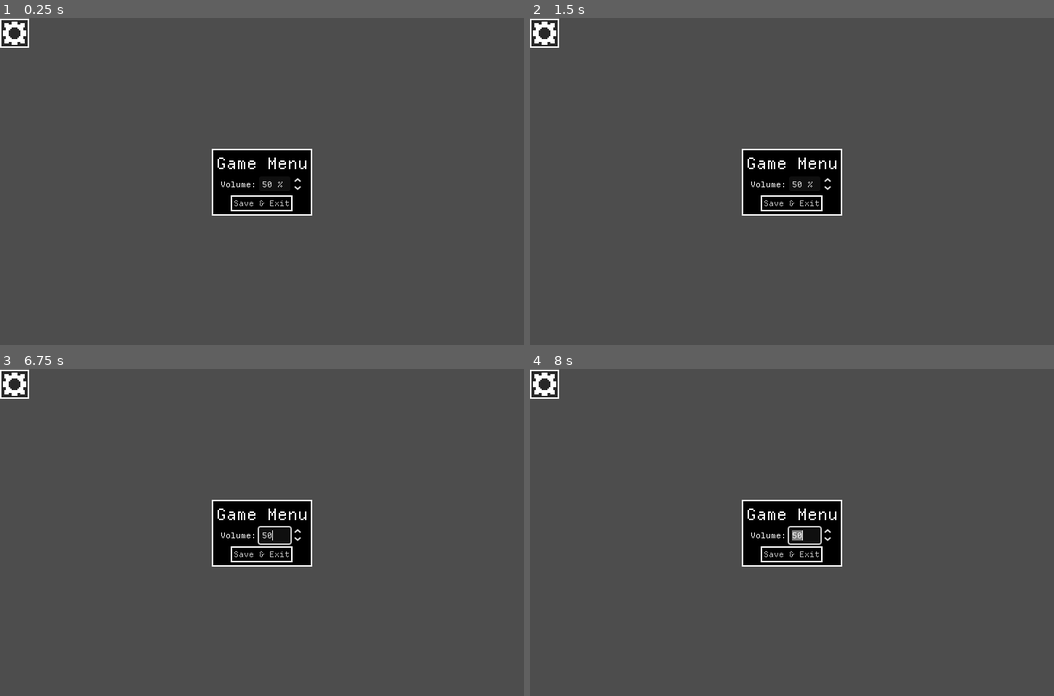
Above: before the commit, frames 1-4 (two rows, left to right).
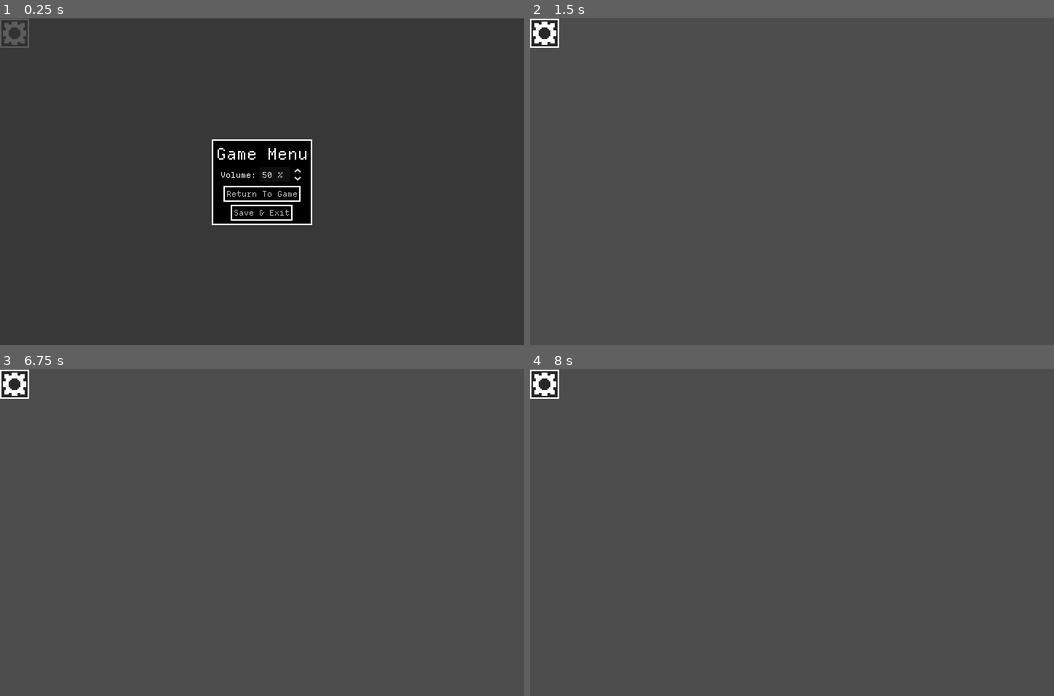
Above: after the commit, the same moments.

Repository: GemDust0/TooBigToFail
Game: Godot game, scene res://Scenes/GameMenu.tscn
Two runs of this game, one before a commit and one after it. Both use one fixed random seed, a clock stepped at 60 frames per second and the inputs below. This scene is started directly instead of the project's main scene.
Inputs (mouse positions are in pixels of both pictures, inside the frame that each line leads up to):
- Up to frame 1 (0.25 s): no input
- Up to frame 2 (1.5 s): click (545, 34) at 0.52 s; click (792, 194) at 1.25 s, where only the run after the commit has a clickable "Return To Game"
- Up to frame 3 (6.75 s): tap Enter (enter) at 2, 3.5, 5 s; move the mouse to (377, 516) at 2.02 s; hold Enter (enter) 2.03-2.78 s; click (377, 516) at 2.17 s; tap Space at 2.75, 4.25, 5.75 s; move the mouse to (157, 548) at 2.77 s; click (157, 548) at 2.85 s; move the mouse to (314, 460) at 3.52 s; hold Enter (enter) 3.53-4.28 s; click (314, 460) at 3.67 s; move the mouse to (235, 597) at 4.27 s; click (235, 597) at 4.35 s; move the mouse to (419, 581) at 5.02 s; hold Enter (enter) 5.03-5.78 s; click (419, 581) at 5.17 s; move the mouse to (104, 483) at 5.77 s; click (104, 483) at 5.85 s; move the mouse to (288, 532) at 6.52 s; hold Enter (enter) from 6.53 s (still down); click (288, 532) at 6.67 s
- Up to frame 4 (8 s): move the mouse to (713, 450) at 7.27 s; release Enter (enter) at 7.28 s; click (713, 450) at 7.35 s

The runs differ from the first frame. In frame 1, 2.3% of the frame differs, in the area x 0-60%, y 0-64%; in frame 2, 3.9%, in the area x 40-60%, y 40-61%; in frame 3, 3.9%; in frame 4, 3.9%.

Commit message:
MenuUpdate

Diff:
--- a/Scenes/GameMenu.tscn
+++ b/Scenes/GameMenu.tscn
@@ -47,6 +47,7 @@
 [node name="SettingsIcon" type="TextureRect" parent="IconContainer/ColorRect/MarginContainer/MarginContainer" unique_id=973912507]
 custom_minimum_size = Vector2(32, 32)
 layout_mode = 2
+mouse_filter = 2
 texture = ExtResource("1_4f8b7")
 
 [node name="SettingsHighlight" type="ColorRect" parent="IconContainer/ColorRect/MarginContainer/MarginContainer/SettingsIcon" unique_id=1915261383]
@@ -63,61 +64,78 @@
 mouse_filter = 2
 color = Color(1, 1, 1, 0.15686275)
 
-[node name="MenuContainer" type="MarginContainer" parent="." unique_id=431319023]
+[node name="SettingsButton" type="TextureButton" parent="IconContainer/ColorRect/MarginContainer/MarginContainer/SettingsIcon" unique_id=1629070363]
+layout_mode = 1
+anchors_preset = 15
+anchor_right = 1.0
+anchor_bottom = 1.0
+grow_horizontal = 2
+grow_vertical = 2
+
+[node name="MenuGrayout" type="ColorRect" parent="." unique_id=1080026190]
+layout_mode = 1
+anchors_preset = 15
+anchor_right = 1.0
+anchor_bottom = 1.0
+grow_horizontal = 2
+grow_vertical = 2
+color = Color(0.2, 0.2, 0.2, 0.8)
+
+[node name="MenuContainer" type="MarginContainer" parent="MenuGrayout" unique_id=431319023]
 layout_mode = 1
 anchors_preset = 8
 anchor_left = 0.5
 anchor_top = 0.5
 anchor_right = 0.5
 anchor_bottom = 0.5
-offset_left = -65.0
-offset_top = -16.0
-offset_right = 65.0
-offset_bottom = 16.0
-grow_horizontal = 2
-grow_vertical = 2
-
-[node name="ColorRect" type="ColorRect" parent="MenuContainer" unique_id=336039930]
-layout_mode = 2
-
-[node name="MarginContainer" type="MarginContainer" parent="MenuContainer" unique_id=972499815]
-layout_mode = 2
-theme_override_constants/margin_left = 2
-theme_override_constants/margin_top = 2
-theme_override_constants/margin_right = 2
-theme_override_constants/margin_bottom = 2
-
-[node name="ColorRect" type="ColorRect" parent="MenuContainer/MarginContainer" unique_id=1063727400]
-layout_mode = 2
-color = Color(0, 0, 0, 1)
-
-[node name="MarginContainer" type="MarginContainer" parent="MenuContainer/MarginContainer" unique_id=588664557]
+offset_left = -69.0
+offset_top = -59.0
+offset_right = 69.0
+offset_bottom = 59.0
+grow_horizontal = 2
+grow_vertical = 2
+
+[node name="ColorRect" type="ColorRect" parent="MenuGrayout/MenuContainer" unique_id=336039930]
+layout_mode = 2
+
+[node name="MarginContainer" type="MarginContainer" parent="MenuGrayout/MenuContainer" unique_id=972499815]
+layout_mode = 2
+theme_override_constants/margin_left = 2
+theme_override_constants/margin_top = 2
+theme_override_constants/margin_right = 2
+theme_override_constants/margin_bottom = 2
+
+[node name="ColorRect" type="ColorRect" parent="MenuGrayout/MenuContainer/MarginContainer" unique_id=1063727400]
+layout_mode = 2
+color = Color(0, 0, 0, 1)
+
+[node name="MarginContainer" type="MarginContainer" parent="MenuGrayout/MenuContainer/MarginContainer" unique_id=588664557]
 layout_mode = 2
 theme_override_constants/margin_left = 4
 theme_override_constants/margin_top = 4
 theme_override_constants/margin_right = 4
 theme_override_constants/margin_bottom = 4
 
-[node name="VBoxContainer" type="VBoxContainer" parent="MenuContainer/MarginContainer/MarginContainer" unique_id=1123663538]
-layout_mode = 2
-
-[node name="Label" type="Label" parent="MenuContainer/MarginContainer/MarginContainer/VBoxContainer" unique_id=1330997251]
+[node name="VBoxContainer" type="VBoxContainer" parent="MenuGrayout/MenuContainer/MarginContainer/MarginContainer" unique_id=1123663538]
+layout_mode = 2
+
+[node name="Label" type="Label" parent="MenuGrayout/MenuContainer/MarginContainer/MarginContainer/VBoxContainer" unique_id=1330997251]
 layout_mode = 2
 size_flags_horizontal = 4
 size_flags_vertical = 0
 theme_override_font_sizes/font_size = 22
 text = "Game Menu"
 
-[node name="HBoxContainer" type="HBoxContainer" parent="MenuContainer/MarginContainer/MarginContainer/VBoxContainer" unique_id=1465555382]
+[node name="HBoxContainer" type="HBoxContainer" parent="MenuGrayout/MenuContainer/MarginContainer/MarginContainer/VBoxContainer" unique_id=1465555382]
 layout_mode = 2
 alignment = 1
 
-[node name="Label" type="Label" parent="MenuContainer/MarginContainer/MarginContainer/VBoxContainer/HBoxContainer" unique_id=712281708]
+[node name="Label" type="Label" parent="MenuGrayout/MenuContainer/MarginContainer/MarginContainer/VBoxContainer/HBoxContainer" unique_id=712281708]
 layout_mode = 2
 size_flags_horizontal = 0
 text = "Volume:"
 
-[node name="SpinBox" type="SpinBox" parent="MenuContainer/MarginContainer/MarginContainer/VBoxContainer/HBoxContainer" unique_id=1715732637]
+[node name="SpinBox" type="SpinBox" parent="MenuGrayout/MenuContainer/MarginContainer/MarginContainer/VBoxContainer/HBoxContainer" unique_id=1715732637]
 custom_minimum_size = Vector2(61, 0)
 layout_mode = 2
 size_flags_horizontal = 8
@@ -128,35 +146,67 @@
 custom_arrow_round = true
 select_all_on_focus = true
 
-[node name="MarginContainer" type="MarginContainer" parent="MenuContainer/MarginContainer/MarginContainer/VBoxContainer" unique_id=368025717]
-layout_mode = 2
-size_flags_horizontal = 4
-
-[node name="ColorRect" type="ColorRect" parent="MenuContainer/MarginContainer/MarginContainer/VBoxContainer/MarginContainer" unique_id=1902683912]
-layout_mode = 2
-
-[node name="MarginContainer" type="MarginContainer" parent="MenuContainer/MarginContainer/MarginContainer/VBoxContainer/MarginContainer" unique_id=210570370]
-layout_mode = 2
-theme_override_constants/margin_left = 2
-theme_override_constants/margin_top = 2
-theme_override_constants/margin_right = 2
-theme_override_constants/margin_bottom = 2
-
-[node name="ColorRect" type="ColorRect" parent="MenuContainer/MarginContainer/MarginContainer/VBoxContainer/MarginContainer/MarginContainer" unique_id=1213178726]
-layout_mode = 2
-color = Color(0, 0, 0, 1)
-
-[node name="MarginContainer" type="MarginContainer" parent="MenuContainer/MarginContainer/MarginContainer/VBoxContainer/MarginContainer/MarginContainer" unique_id=809698958]
-layout_mode = 2
-theme_override_constants/margin_left = 2
-theme_override_constants/margin_top = 2
-theme_override_constants/margin_right = 2
-theme_override_constants/margin_bottom = 2
-
-[node name="SaveExit" type="Button" parent="MenuContainer/MarginContainer/MarginContainer/VBoxContainer/MarginContainer/MarginContainer/MarginContainer" unique_id=1861873617]
+[node name="MarginContainer2" type="MarginContainer" parent="MenuGrayout/MenuContainer/MarginContainer/MarginContainer/VBoxContainer" unique_id=793800981]
+layout_mode = 2
+size_flags_horizontal = 4
+
+[node name="ColorRect" type="ColorRect" parent="MenuGrayout/MenuContainer/MarginContainer/MarginContainer/VBoxContainer/MarginContainer2" unique_id=642868475]
+layout_mode = 2
+
+[node name="MarginContainer" type="MarginContainer" parent="MenuGrayout/MenuContainer/MarginContainer/MarginContainer/VBoxContainer/MarginContainer2" unique_id=1768360225]
+layout_mode = 2
+theme_override_constants/margin_left = 2
+theme_override_constants/margin_top = 2
+theme_override_constants/margin_right = 2
+theme_override_constants/margin_bottom = 2
+
+[node name="ColorRect" type="ColorRect" parent="MenuGrayout/MenuContainer/MarginContainer/MarginContainer/VBoxContainer/MarginContainer2/MarginContainer" unique_id=2136885182]
+layout_mode = 2
+color = Color(0, 0, 0, 1)
+
+[node name="MarginContainer" type="MarginContainer" parent="MenuGrayout/MenuContainer/MarginContainer/MarginContainer/VBoxContainer/MarginContainer2/MarginContainer" unique_id=476084257]
+layout_mode = 2
+theme_override_constants/margin_left = 2
+theme_override_constants/margin_top = 2
+theme_override_constants/margin_right = 2
+theme_override_constants/margin_bottom = 2
+
+[node name="Return" type="Button" parent="MenuGrayout/MenuContainer/MarginContainer/MarginContainer/VBoxContainer/MarginContainer2/MarginContainer/MarginContainer" unique_id=1151399291]
+layout_mode = 2
+size_flags_horizontal = 4
+text = "Return To Game"
+
+[node name="MarginContainer" type="MarginContainer" parent="MenuGrayout/MenuContainer/MarginContainer/MarginContainer/VBoxContainer" unique_id=368025717]
+layout_mode = 2
+size_flags_horizontal = 4
+
+[node name="ColorRect" type="ColorRect" parent="MenuGrayout/MenuContainer/MarginContainer/MarginContainer/VBoxContainer/MarginContainer" unique_id=1902683912]
+layout_mode = 2
+
+[node name="MarginContainer" type="MarginContainer" parent="MenuGrayout/MenuContainer/MarginContainer/MarginContainer/VBoxContainer/MarginContainer" unique_id=210570370]
+layout_mode = 2
+theme_override_constants/margin_left = 2
+theme_override_constants/margin_top = 2
+theme_override_constants/margin_right = 2
+theme_override_constants/margin_bottom = 2
+
+[node name="ColorRect" type="ColorRect" parent="MenuGrayout/MenuContainer/MarginContainer/MarginContainer/VBoxContainer/MarginContainer/MarginContainer" unique_id=1213178726]
+layout_mode = 2
+color = Color(0, 0, 0, 1)
+
+[node name="MarginContainer" type="MarginContainer" parent="MenuGrayout/MenuContainer/MarginContainer/MarginContainer/VBoxContainer/MarginContainer/MarginContainer" unique_id=809698958]
+layout_mode = 2
+theme_override_constants/margin_left = 2
+theme_override_constants/margin_top = 2
+theme_override_constants/margin_right = 2
+theme_override_constants/margin_bottom = 2
+
+[node name="SaveExit" type="Button" parent="MenuGrayout/MenuContainer/MarginContainer/MarginContainer/VBoxContainer/MarginContainer/MarginContainer/MarginContainer" unique_id=1861873617]
 layout_mode = 2
 size_flags_horizontal = 4
 text = "Save & Exit"
 
-[connection signal="value_changed" from="MenuContainer/MarginContainer/MarginContainer/VBoxContainer/HBoxContainer/SpinBox" to="." method="_on_spin_box_value_changed"]
-[connection signal="pressed" from="MenuContainer/MarginContainer/MarginContainer/VBoxContainer/MarginContainer/MarginContainer/MarginContainer/SaveExit" to="." method="_on_save_exit_pressed"]
+[connection signal="pressed" from="IconContainer/ColorRect/MarginContainer/MarginContainer/SettingsIcon/SettingsButton" to="." method="open"]
+[connection signal="value_changed" from="MenuGrayout/MenuContainer/MarginContainer/MarginContainer/VBoxContainer/HBoxContainer/SpinBox" to="." method="_on_spin_box_value_changed"]
+[connection signal="pressed" from="MenuGrayout/MenuContainer/MarginContainer/MarginContainer/VBoxContainer/MarginContainer2/MarginContainer/MarginContainer/Return" to="." method="close"]
+[connection signal="pressed" from="MenuGrayout/MenuContainer/MarginContainer/MarginContainer/VBoxContainer/MarginContainer/MarginContainer/MarginContainer/SaveExit" to="." method="_on_save_exit_pressed"]
--- a/Scripts/GameMenu.gd
+++ b/Scripts/GameMenu.gd
@@ -1,9 +1,9 @@
 class_name GameMenu extends Control
 
-@onready var menu: MarginContainer = $MenuContainer
+@onready var menu: ColorRect = $MenuGrayout
 
 func _ready() -> void:
-	$MenuContainer/MarginContainer/MarginContainer/VBoxContainer/HBoxContainer/SpinBox.value = AudioPlayer.volume_linear / AudioPlayer.max_volume * 100
+	$MenuGrayout/MenuContainer/MarginContainer/MarginContainer/VBoxContainer/HBoxContainer/SpinBox.value = AudioPlayer.volume_linear / AudioPlayer.max_volume * 100
 
 func open() -> void:
 	menu.visible = true
